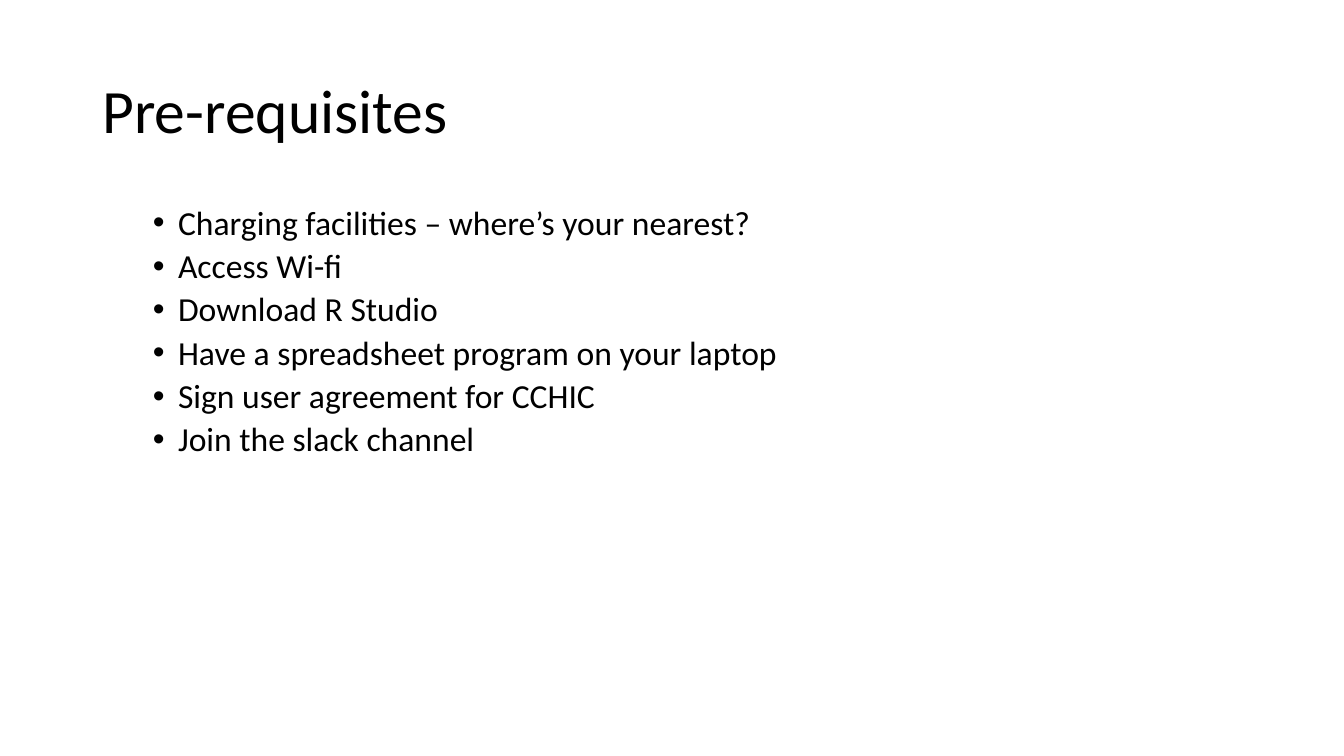
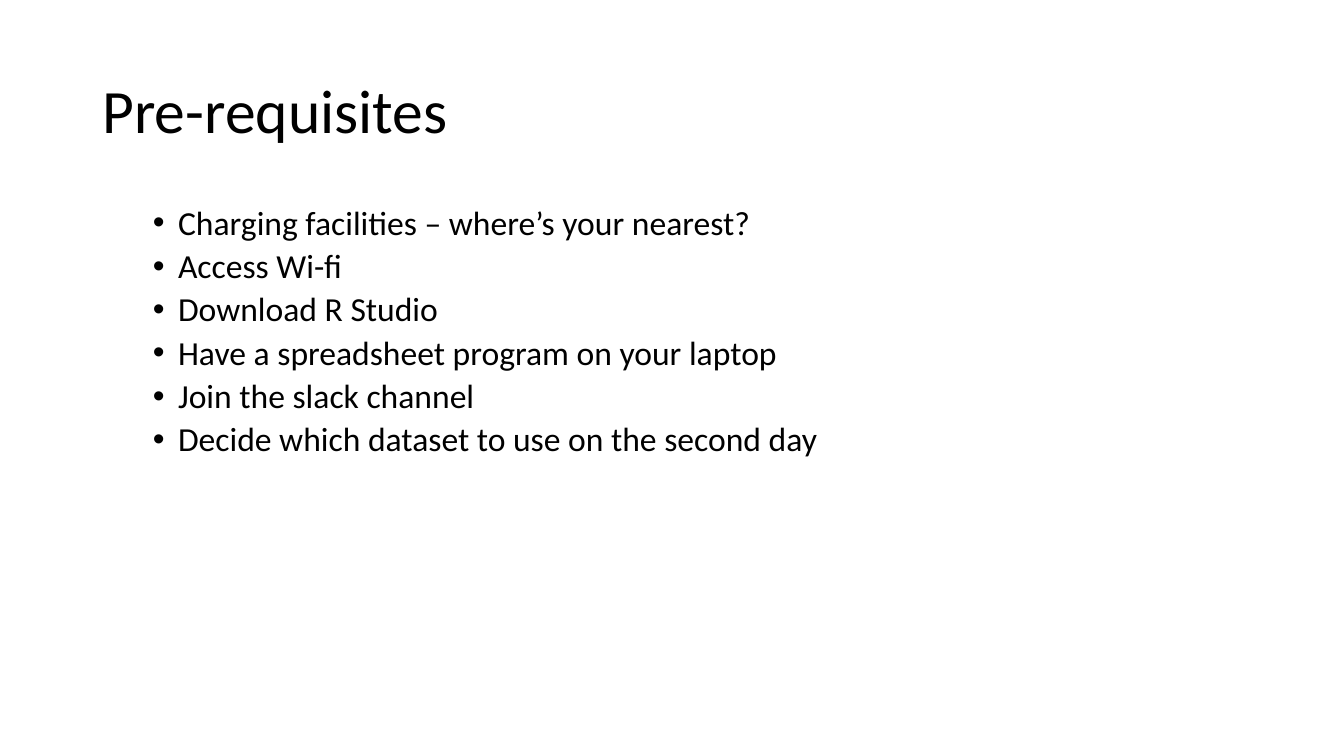
Before and after one commit to uclh-criu/learning-datascience, a slide deck: slide 4 of Workshops/WelcomePresentation.pptx. Drawn at 1344x756 pixels with LibreOffice and Linux fonts; fonts in the diff are those of the drawing. Boxes give left, top, right and bottom in pixels: in the first picture for what was removed or moved away, otherwise in the second. Text is boxed around its words. In the diff, an @@ line names an element or a change of style, - is before the commit and + after.

```diff
--- a/Workshops/WelcomePresentation.pptx
+++ b/Workshops/WelcomePresentation.pptx
@@ text at (178, 385, 595, 414): paragraph removed @@
-  • Sign user agreement for CCHIC
@@ text at (178, 427, 817, 457): paragraph added @@
+  • Decide which dataset to use on the second day
```
Also in this commit, not shown: 1 other slide changed, 7 other files.
